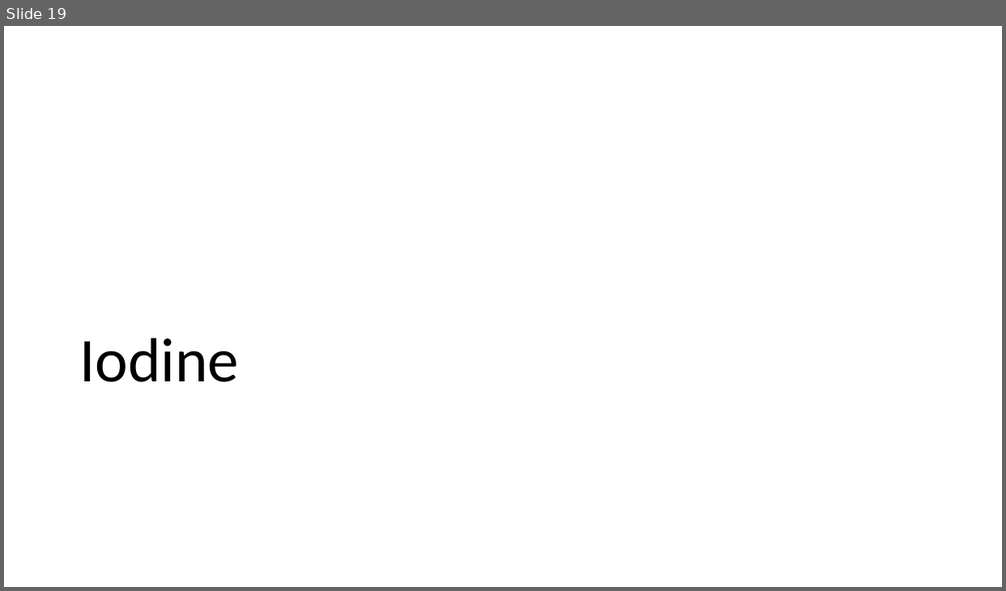
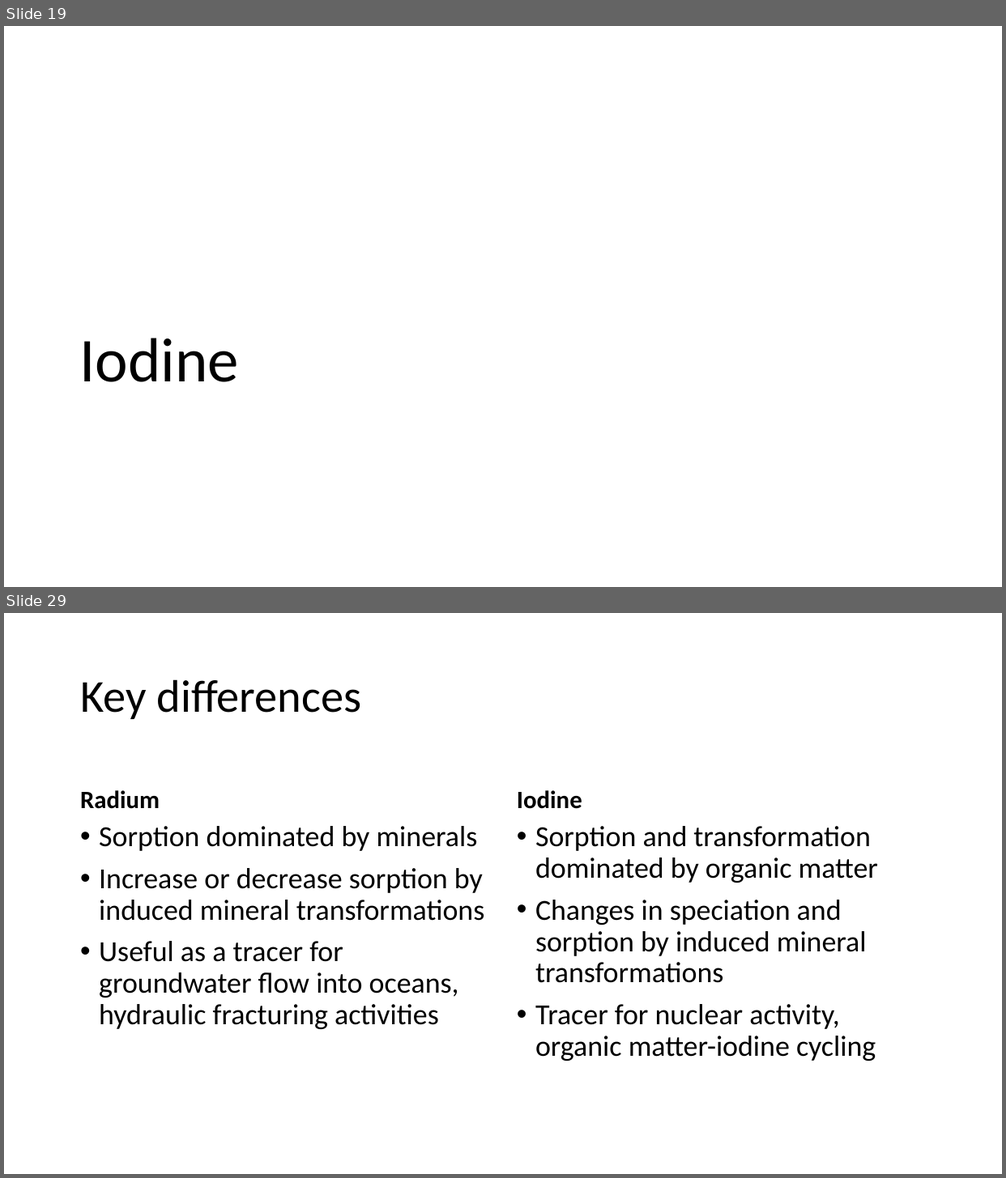
Before and after one commit to machen/Thesis-Proposal, a slide deck: Presentation.pptx. Shown one above the other, each under a label of ours: slide 19 before the commit, slides 19 and 29 after it; the slides between them are not shown. The pictures are 1006x591 and 1006x1178 pixels, drawn with LibreOffice and Linux fonts; fonts in the diff are those of the drawing. Boxes give left, top, right and bottom in pixels: in the first picture for what was removed or moved away, otherwise in the second. Text is boxed around its words. In the diff, an @@ line names an element or a change of style, - is before the commit and + after.

```diff
--- a/Presentation.pptx
+++ b/Presentation.pptx
@@ slide 29 added at <box>4,613,1002,1174</box>, background #FFFFFF @@
@@ title added at <box>80,679,362,719</box>, 44 pt, text #000000 @@
+Key differences
@@ text added at <box>80,790,160,809</box>, 24 pt, text #000000, bold @@
+Radium
@@ text added at <box>517,790,582,809</box>, 24 pt, text #000000, bold @@
+Iodine
@@ text added at <box>99,826,484,1029</box>, 28 pt, text #000000 @@
+• Sorption dominated by minerals
+• Increase or decrease sorption by induced mineral transformations
+• Useful as a tracer for groundwater flow into oceans, hydraulic fracturing activities
@@ text added at <box>535,826,878,1061</box>, 28 pt, text #000000 @@
+• Sorption and transformation dominated by organic matter
+• Changes in speciation and sorption by induced mineral transformations
+• Tracer for nuclear activity, organic matter-iodine cycling
```
Also in this commit, not shown: 10 slides changed, 10 other slides added, 5 slides removed, 10 other files.
